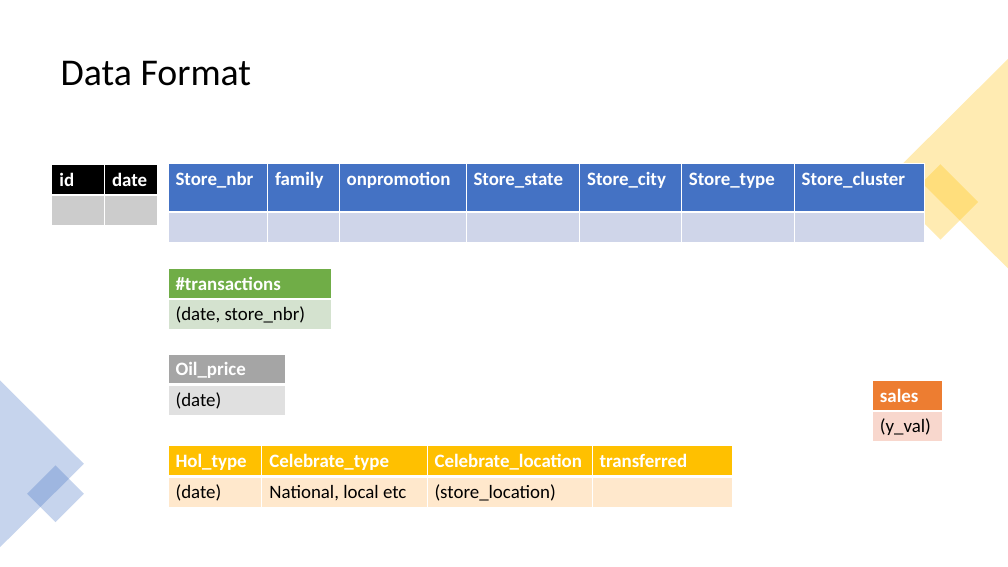
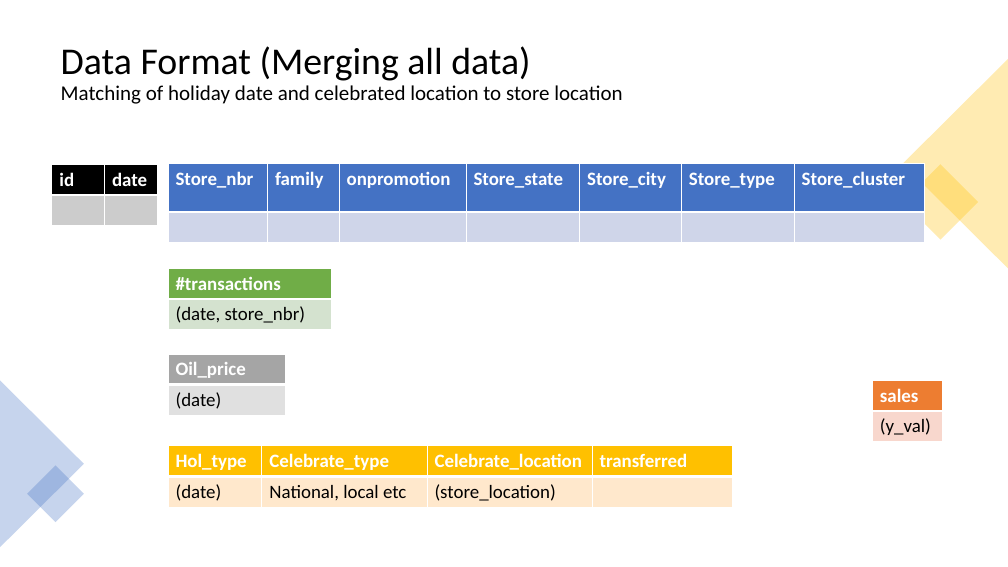
Before and after one commit to jiahui890/time-series-forecasting-store-sales, a slide deck: slide 4 of references/design.pptx. Drawn at 1008x567 pixels with LibreOffice and Linux fonts; fonts in the diff are those of the drawing. Boxes give left, top, right and bottom in pixels: in the first picture for what was removed or moved away, otherwise in the second. Text is boxed around its words. In the diff, an @@ line names an element or a change of style, - is before the commit and + after.

```diff
--- a/references/design.pptx
+++ b/references/design.pptx
@@ title at (61, 46, 622, 104): text changed; size 36 to 20 pt @@
-Data Format
+Data Format (Merging all data)
+Matching of holiday date and celebrated location to store location
```
Also in this commit, not shown: 5 other slides changed, 2 slides removed, 4 other files.
